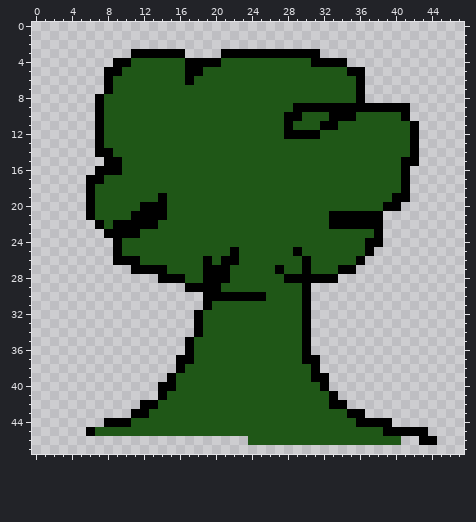
Two versions of one pixel-art sprite, tree.png. The first picture shows the starting point.
The file is 48x48 pixels.
Now the later version:
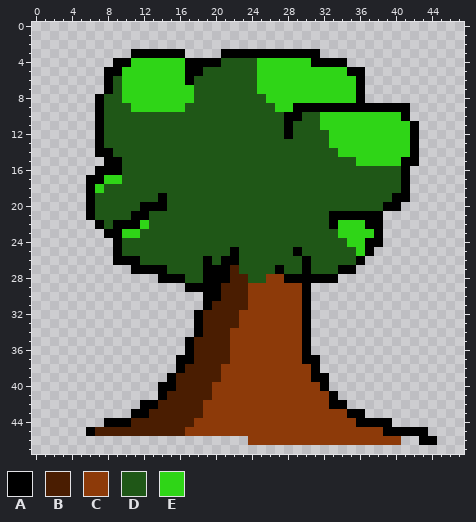
Palette (. is transparent): A #000000  B #4a1d01  C #8d3a09  D #1f5717  E #2fd517
From old to new:
Changed rows in their new state; - is an unchanged pixel.
first column x 7:
 4 ----EEEEEE--------EEEEEE-----------
 5 ---EEEEEEE--------EEEEEEEEEE-------
 6 ---EEEEEEE--------EEEEEEEEEEE------
 7 ---EEEEEEEE-------EEEEEEEEEEE------
 8 ---EEEEEEEE--------EEEEEEEEEE------
 9 ----EEEEEE----------EE-------------
10 -------------------------EEEEEEEEE-
11 -------------------------EEEEEEEEEE
12 ----------------------DDD-EEEEEEEEE
13 --------------------------EEEEEEEEE
14 ---------------------------EEEEEEEE
15 -----------------------------EEEEE-
17 -EE--------------------------------
18 E----------------------------------
21 ------DD---------------------------
22 -----ED--------------------EEE-----
23 ---EE----------------------EEEE----
24 ----------------------------EE-----
25 -----------------------------E-----
27 ---------------B-------------------
28 ---------------BB--CC--------------
29 --------------BBBCCCCCC------------
30 --------------BBBCCCCCC------------
31 -------------BBBBCCCCCC------------
32 ------------BBBBCCCCCCC------------
33 ------------BBBBCCCCCCC------------
34 ------------BBBCCCCCCCC------------
35 -----------BBBBCCCCCCCC------------
36 -----------BBBBCCCCCCCC------------
37 -----------BBBBCCCCCCCC------------
38 ----------BBBBCCCCCCCCCC-----------
39 ---------BBBBBCCCCCCCCCC-----------
40 ---------BBBBCCCCCCCCCCCC----------
41 --------BBBBBCCCCCCCCCCCCC---------
42 -------BBBBBCCCCCCCCCCCCCC---------
43 ------BBBBBBCCCCCCCCCCCCCCCC-------
44 ----BBBBBBBCCCCCCCCCCCCCCCCCC------
45 BBBBBBBBBBCCCCCCCCCCCCCCCCCCCCCC---
46 -----------------CCCCCCCCCCCCCCCCC-
Where, in picture pixels (left, top, right, bottom), the same in both pictures:
changed: (122, 58, 194, 112)
changed: (257, 58, 410, 166)
changed: (95, 175, 167, 238)
changed: (338, 220, 374, 256)
changed: (95, 265, 401, 445)
